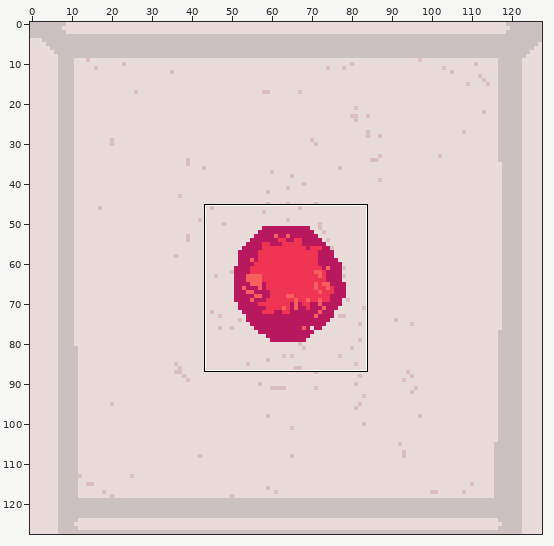
Edited in one commit: sprite sheet (assets/dice faces/d1.png). Above: a wide view before the commit, with the close-up outlined.
Close-up. First the earlier version:
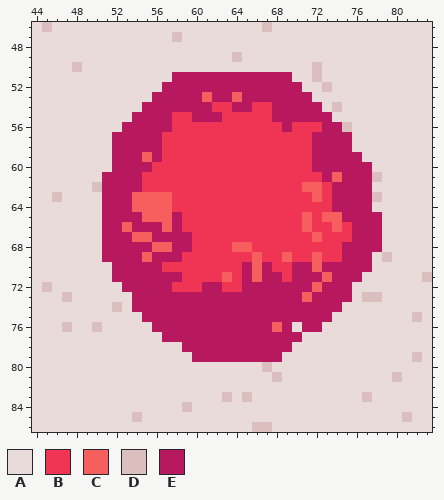
The file is 128x128 pixels. Shown: x 44..83, y 46..86.
Palette (. is transparent): A #eadbdb  B #f03554  C #f75e5e  D #dbbfbf  E #b8185d
Pixels before, first column x 44:
46 ADAAAAAAAAAAAAAAAAAAAAADAAAAAAAAAAAAAAAA
47 AAAAAAAAAAAAAADAAAAAAAAAAAAAAAAAAAAAAAAA
48 AAAAAAAAAAAAAAAAAAAAAAAAAAAAAAAAAAAAAAAA
49 AAAAAAAAAAAAAAAAAAAADAAAAAAAAAAAAAAAAAAA
50 AAAADAAAAAAAAAAAAAAAAAAAAAAADAAAAAAAAAAA
51 AAAAAAAAAAAAAAEEEEEEEEEEEEAADAAAAAAAAAAA
52 AAAAAAAAAAAAAEEEEEEEEEEEEEEAADAAAAAAAAAA
53 AAAAAAAAAAAAEEEEECEECEEEEEEEAAAAAAAAAAAA
54 AAAAAAAAAAAEEEEEEEBBEEBBEEEEEADAAAAAAAAA
55 AAAAAAAAAAEEEEBBEEEBBBBBEEEEEEAAAAAAAAAA
56 AAAAAAAAAEEEEEBBBBBBBBBBBEBBBEEDAAAAAAAA
57 AAAAAAAAEEEEEBBBBBBBBBBBBBBBEEEEAAAAAAAA
58 AAAAAAAAEEEEEBBBBBBBBBBBBBBBEEEEAAAAAAAA
59 AAAAAAAAEEECEBBBBBBBBBBBBBBBEEEEEAAAAAAA
60 AAAAAAAAEEEEBBBBBBBBBBBBBBBBEEEEEEAAAAAA
61 AAAAAAAEEEEBBBBBBBBBBBBBBBBBBECEEEDAAAAA
62 AAAAAADEEEEBBBBBBBBBBBBBBBBCCBEEEEAAAAAA
63 AADAAAAEEECCCCBBBBBBBBBBBBBBCBEEEEDAAAAA
64 AAAAAAAEEECCCCBBBBBBBBBBBBBBBBEEEEAAAAAA
65 AAAAAAAEEEECCCEBBBBBBBBBBBBCBCCEEEEAAAAA
66 AAAAAAAEECEEECEBBBBBBBBBBBBCBBCBEEEAAAAA
67 AAAAAAAEEECCEEEEBBBBBBBBBBBBCBBBEEEAAAAA
68 AAAAAAAEEEEECCEEBBBBCCBBBBBBBBBEEEEAAAAA
69 AAAAAAAEEEECEEEBBBBBBBCBBCBBCBBEEEADAAAA
70 AAAAAAAAEEEEEBBBBBBBBECEBBEECEEEEEAAAAAA
71 AAAAAAAAEEEEEEEBBBBCBECEEBEEECEEEAAAAAAD
72 ADAAAAAAAEEEEEBBBEEBBEEEEEEECEEEAAAAAAAA
73 AAADAAAAAAEEEEEEEEEEEEEEEEECEEEEADDAAAAA
74 AAAAAAAADAEEEEEEEEEEEEEEEEEEEEEAAAAAAAAA
75 AAAAAAAAAAAEEEEEEEEEEEEEEEEEEEAAAAAAAADA
76 AAADAADAAAAAEEEEEEEEEEEECEAEEAAAAAAAAAAA
77 AAAAAAAAAAAAAEEEEEEEEEEEEEEAAAAAAAAAAAAA
78 AAAAAAAAAAAAAAAEEEEEEEEEEEAAAAAAAAAAAAAA
79 AAAAAAAAAAAAAAAAEEEEEEEEEAAAAAAAAAAAAADA
80 AAAAAAAAAAAAAAAAAAAAAAADAAAAAAAAAAAAAAAA
81 AAAAAAAAAAAAAAAAAAAAAAAADAAAAAAAAAAADAAA
82 AAAAAAAAAAAAAAAAAAAAAAAAAAAAAAAAAAAAAAAA
83 AAAAAAAAAAAAAAAAAAADADAAAAAAAAAAADAAAAAA
84 AAAAAAAAAAAAAAADAAAAAAAAAAAAAAAAAAAAAAAA
85 AAAAAAAAAADAAAAAAAAAAAAAAAAAAAAAAAAAADAA
86 AAAAAAAAAAAAAAAAAAAAAADDAAAAAAAAAAAAAAAA
And afterwards:
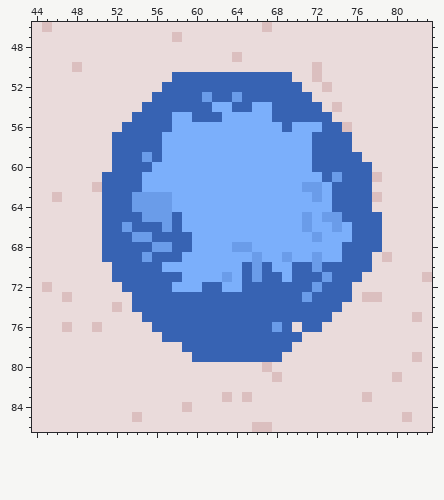
Difference:
colour B: #f03554 -> #7baffb
colour C: #f75e5e -> #6a9ce9
colour E: #b8185d -> #3763b3
